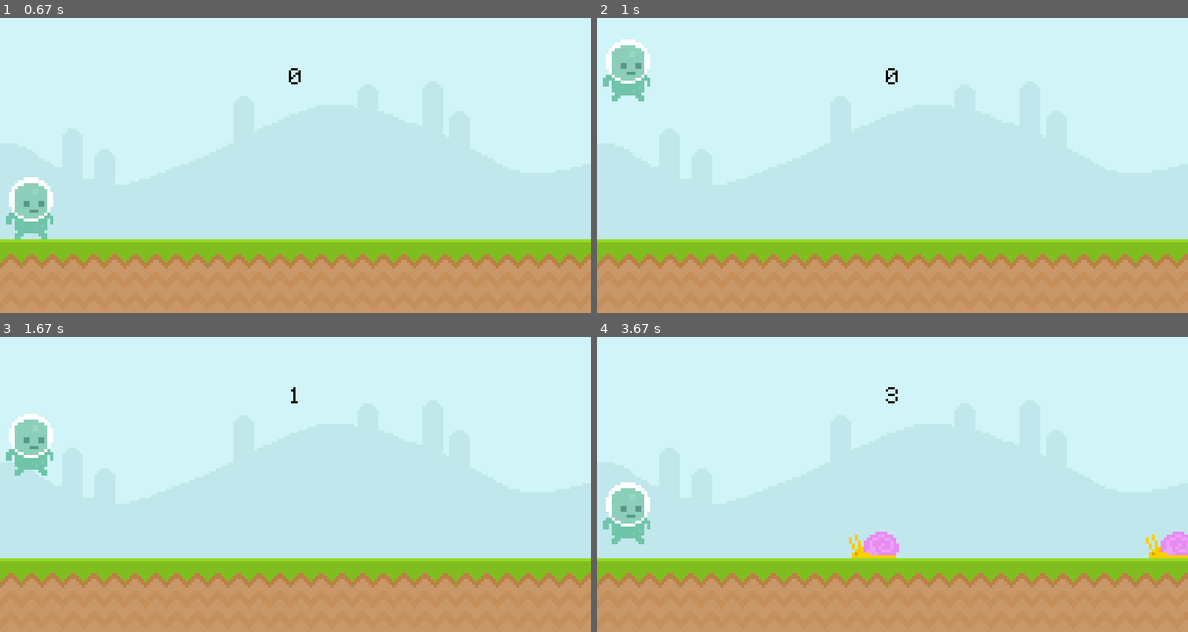
Above: before the commit, frames 1-4 (two rows, left to right).
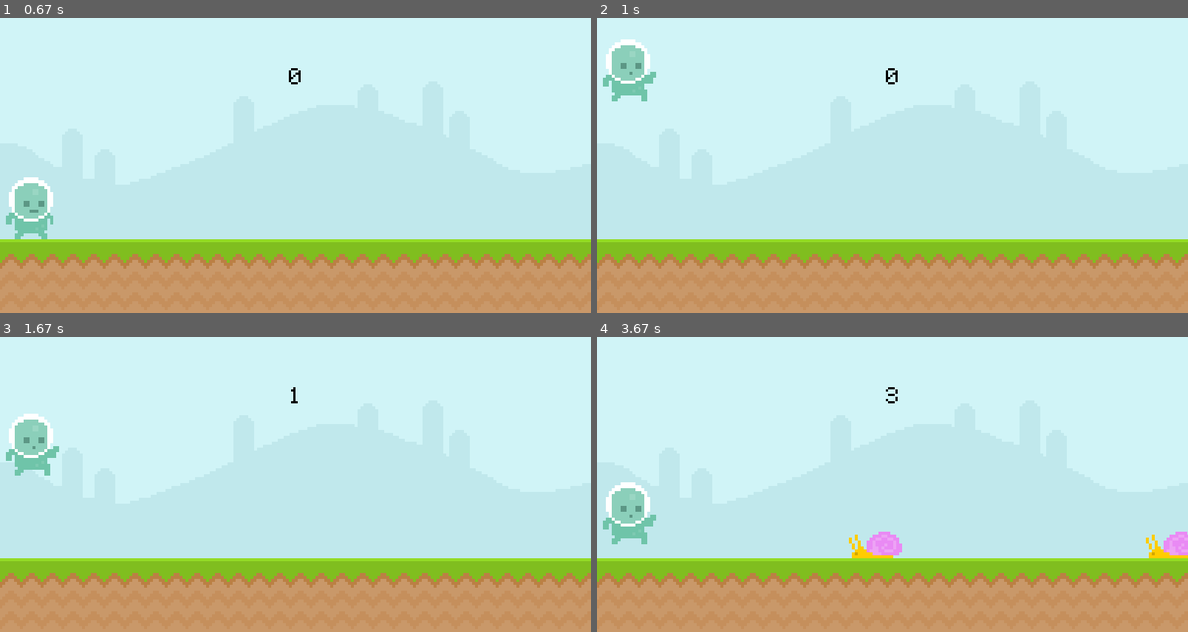
Above: after the commit, the same moments.

Repository: KosaKing/Games-In-PyGame
Game: pygame game, started from main.py
Same seed, same stepped clock (60 frames per second), same inputs: the game is played once before the commit and once after it.
Inputs (mouse positions are in pixels of both pictures, inside the frame that each line leads up to):
- Up to frame 1 (0.67 s): tap Space at 0.33 s
- Up to frame 2 (1 s): click (626, 206) at 0.72 s
- Up to frame 3 (1.67 s): click (29, 525) at 1.55 s
- Up to frame 4 (3.67 s): tap Space at 2.33, 2.73, 3.03, 3.57 s

Frame 1 is identical in both runs. In frame 2, 0.1% of the frame differs, in the area x 5-10%, y 18-29%; in frame 3, 0.1%; in frame 4, 0.5%, in the area x 5-100%, y 60-75%.

Commit message:
Animation added

Diff:
--- a/main.py
+++ b/main.py
@@ -38,6 +38,16 @@
     else:
         return 1
 
+def player_animation():
+    global player_surf, player_index
+
+    if player_rec.bottom < 300:
+        player_surf = player_jump
+    else:
+        player_index += 0.1
+        if player_index >= len(player_walk): player_index = 0
+        player_surf = player_walk[int(player_index)]
+
 pygame.init()
 screen = pygame.display.set_mode((800,400))
 pygame.display.set_caption('My First Game')
@@ -54,14 +64,30 @@
 # score_rect = score_surface.get_rect(midbottom = (400, 100))
 
 # Enemies
-snail_surface = pygame.image.load('graphics/snail/snail1.png').convert_alpha()
-fly_surface = pygame.image.load('graphics/Fly/Fly1.png').convert_alpha()
+snail_move_1 = pygame.image.load('graphics/snail/snail1.png').convert_alpha()
+snail_move_2 = pygame.image.load('graphics/snail/snail2.png').convert_alpha()
+snail_moves = [snail_move_1, snail_move_2]
+snail_moves_index = 0
+snail_surface = snail_moves[snail_moves_index]
+
+fly_move_1 = pygame.image.load('graphics/Fly/Fly1.png').convert_alpha()
+fly_move_2 = pygame.image.load('graphics/Fly/Fly2.png').convert_alpha()
+fly_moves = [fly_move_1, fly_move_2]
+fly_moves_index = 0
+fly_surface = fly_moves[fly_moves_index]
 
 obstacle_rect_list = []
 
+# Player
 
-player_surface = pygame.image.load('graphics/player/player_walk_1.png').convert_alpha()
-player_rec = player_surface.get_rect(midbottom = (40, 300))
+player_walk_1 = pygame.image.load('graphics/player/player_walk_1.png').convert_alpha()
+player_walk_2 = pygame.image.load('graphics/player/player_walk_2.png').convert_alpha()
+player_walk = [player_walk_1, player_walk_2]
+player_index = 0
+player_jump = pygame.image.load('graphics/player/jump.png').convert_alpha()
+
+player_surf = player_walk[player_index]
+player_rec = player_surf.get_rect(midbottom = (40, 300))
 player_gravity = 0
 
 # Intro screen
@@ -77,6 +103,12 @@
 # Timer
 obstacle_timer = pygame.USEREVENT + 1
 pygame.time.set_timer(obstacle_timer, 1500)
+
+snail_animation_timer = pygame.USEREVENT + 2
+pygame.time.set_timer(snail_animation_timer, 500)
+
+fly_animation_timer = pygame.USEREVENT + 3
+pygame.time.set_timer(fly_animation_timer, 200)
 
 while True:
     for event in pygame.event.get():
@@ -100,11 +132,22 @@
                     game_active = 1
                     start_time = pygame.time.get_ticks()
 
-        if event.type == obstacle_timer and game_active:
-            if randint(0,2):
-                obstacle_rect_list.append(snail_surface.get_rect(midbottom = (randint(900, 1100), 300)))
-            else:
-                obstacle_rect_list.append(fly_surface.get_rect(midbottom = (randint(900, 1100), 200)))
+        if game_active:
+            if event.type == obstacle_timer:
+                if randint(0,2):
+                    obstacle_rect_list.append(snail_surface.get_rect(midbottom = (randint(900, 1100), 300)))
+                else:
+                    obstacle_rect_list.append(fly_surface.get_rect(midbottom = (randint(900, 1100), 200)))
+
+            if event.type == snail_animation_timer:
+                if snail_moves_index == 0: snail_moves_index = 1
+                else: snail_moves_index = 0
+                snail_surface = snail_moves[snail_moves_index]
+
+            if event.type == fly_animation_timer:
+                if fly_moves_index == 0: fly_moves_index = 1
+                else: fly_moves_index = 0
+                fly_surface = fly_moves[fly_moves_index]
 
     if game_active:
         screen.blit(sky_surface,(0,0))
@@ -121,7 +164,8 @@
         player_gravity += 1
         player_rec.y += player_gravity
         if player_rec.bottom >= 300: player_rec.bottom=300
-        screen.blit(player_surface,player_rec)
+        player_animation()
+        screen.blit(player_surf, player_rec)
 
         # Enemies movement
         obstacle_rect_list = obstacle_movement(obstacle_rect_list)
